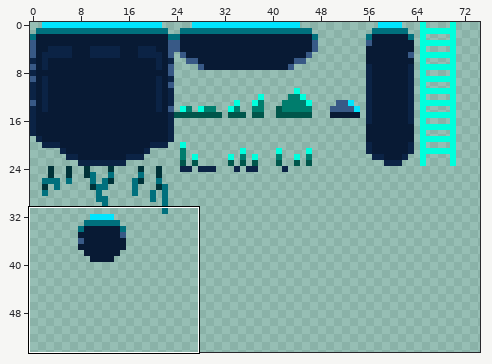
Pixel-art file, stored at external/TileSet.aseprite. The first picture is a wide view before the edit; the outline marks the close-up.
Close-up. The starting point:
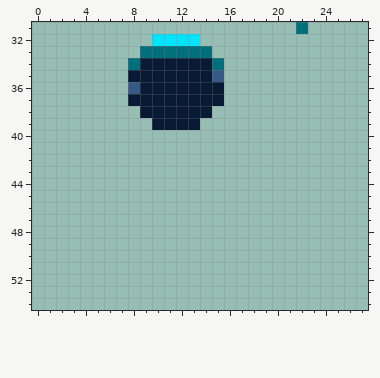
512x512 pixels, 1 frame. Shown: x 0..27, y 31..54. The wide view leaves out empty margins.
And afterwards:
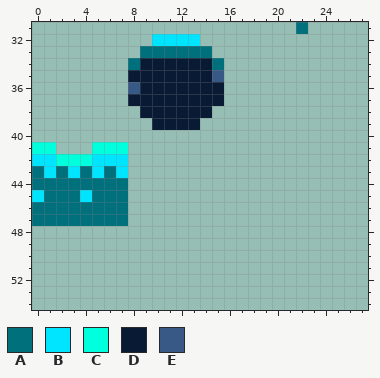
Palette (. is transparent): A #00707d  B #00e5ff  C #00ffdd  D #081a34  E #385986
Edits made:
@@ x 0..9 @@
 40 ..........
-41 ..........
-42 ..........
-43 ..........
-44 ..........
-45 ..........
-46 ..........
-47 ..........
+41 CC...CCC..
+42 BBCCCBBB..
+43 ABABABAB..
+44 AAAAAAAA..
+45 BAAABAAA..
+46 AAAAAAAA..
+47 AAAAAAAA..
 48 ..........
Pixel boxes of the changes (left, top, right, bottom) in both close-ups:
added: (32, 142, 128, 226)
